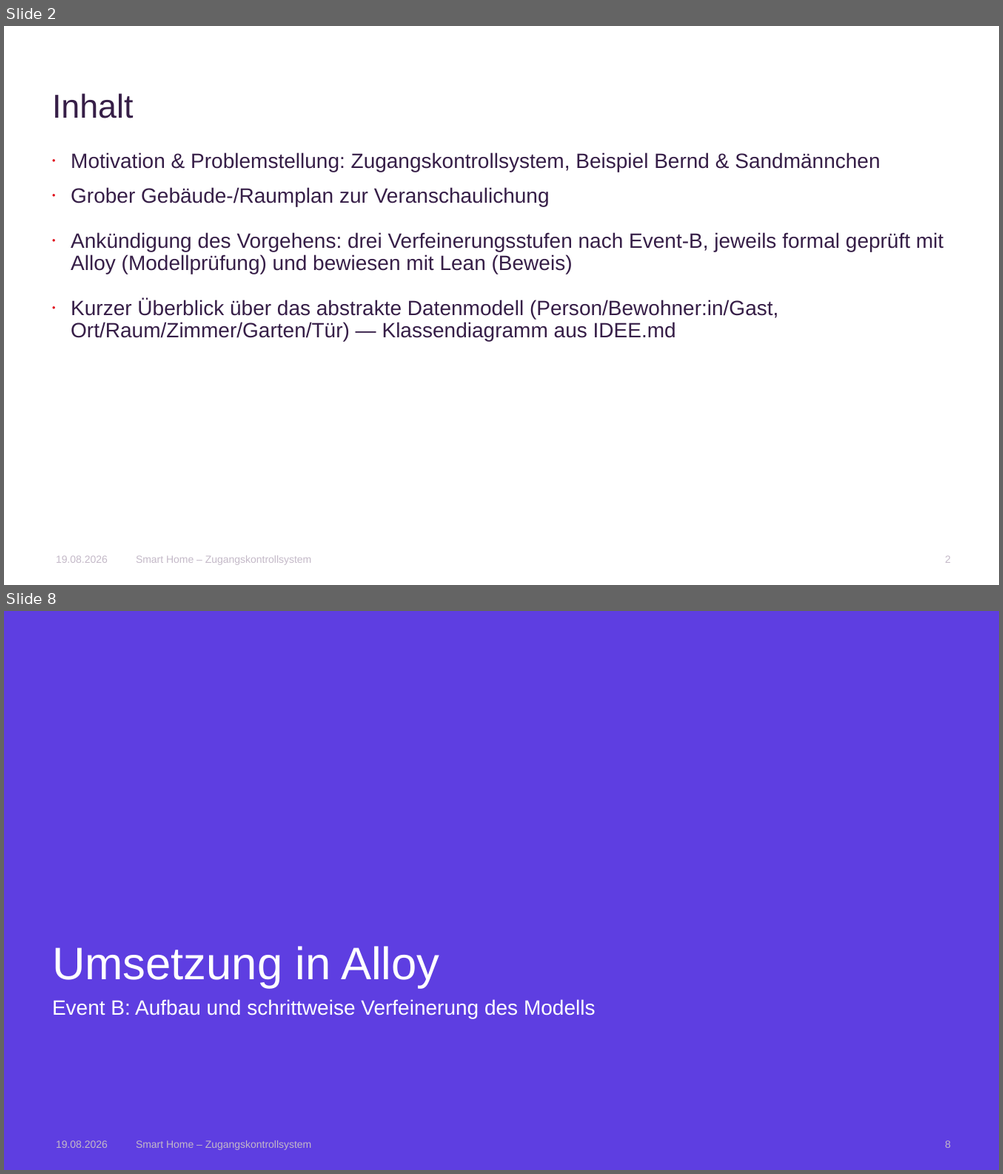
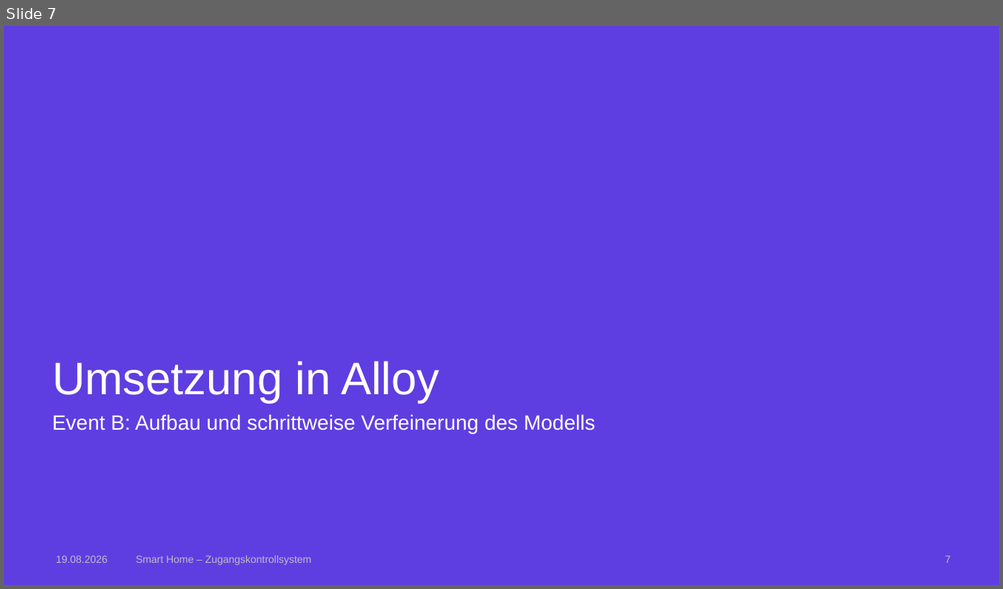
Before and after one commit to AnnaLiviaMartin/rs-smart-home, a slide deck: presentation/Smart_Home_Zugangskontrollsystem.pptx. Shown one above the other, each under a label of ours: slides 2 and 8 before the commit, slide 7 after it; the slides between them are not shown. The pictures are 1003x1174 and 1003x589 pixels, drawn with LibreOffice and Linux fonts; fonts in the diff are those of the drawing; background and template pictures are left out. Boxes give left, top, right and bottom in pixels: in the first picture for what was removed or moved away, otherwise in the second. Text is boxed around its words. In the diff, an @@ line names an element or a change of style, - is before the commit and + after.

```diff
--- a/presentation/Smart_Home_Zugangskontrollsystem.pptx
+++ b/presentation/Smart_Home_Zugangskontrollsystem.pptx
@@ slide 2 removed at [4, 26, 999, 585], background #FFFFFF @@
@@ title removed at [52, 93, 134, 118] @@
-Inhalt
@@ text removed at [71, 153, 943, 341] @@
-• Motivation & Problemstellung: Zugangskontrollsystem, Beispiel Bernd & Sandmännchen
-• Grober Gebäude-/Raumplan zur Veranschaulichung
-• Ankündigung des Vorgehens: drei Verfeinerungsstufen nach Event-B, jeweils formal geprüft mit Alloy (Modellprüfung) und bewiesen mit Lean (Beweis)
-• Kurzer Überblick über das abstrakte Datenmodell (Person/Bewohner:in/Gast, Ort/Raum/Zimmer/Garten/Tür) — Klassendiagramm aus IDEE.md
@@ text removed at [56, 556, 108, 563] @@
-19.08.2026
@@ text removed at [136, 556, 312, 565] @@
-Smart Home – Zugangskontrollsystem
@@ page number removed at [945, 556, 950, 563] @@
-2
@@ what was slide 8 is now slide 7 @@
@@ page number at [945, 556, 950, 563]: text changed @@
-8
+7
```
Also in this commit, not shown: 7 slides changed, 3 slides added, 3 other slides removed.
